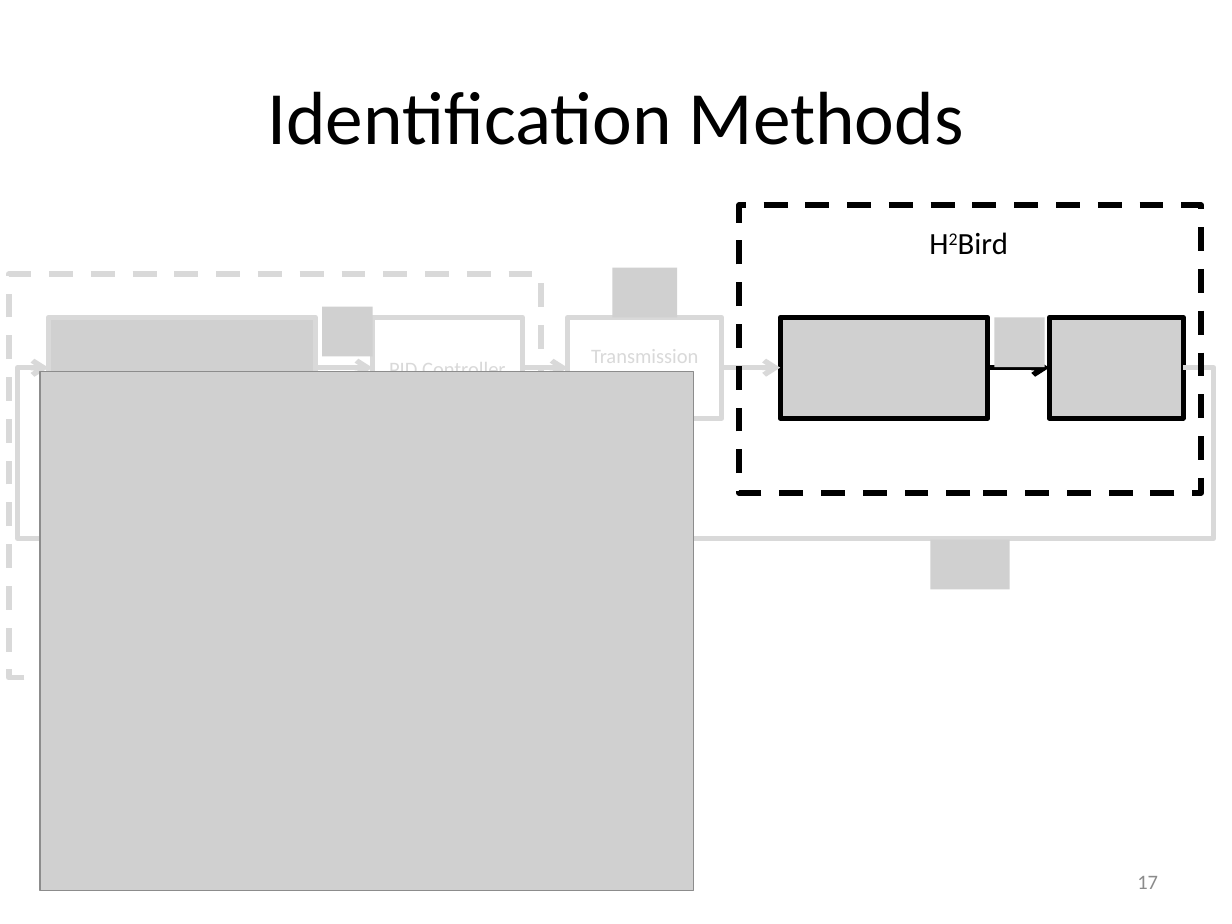
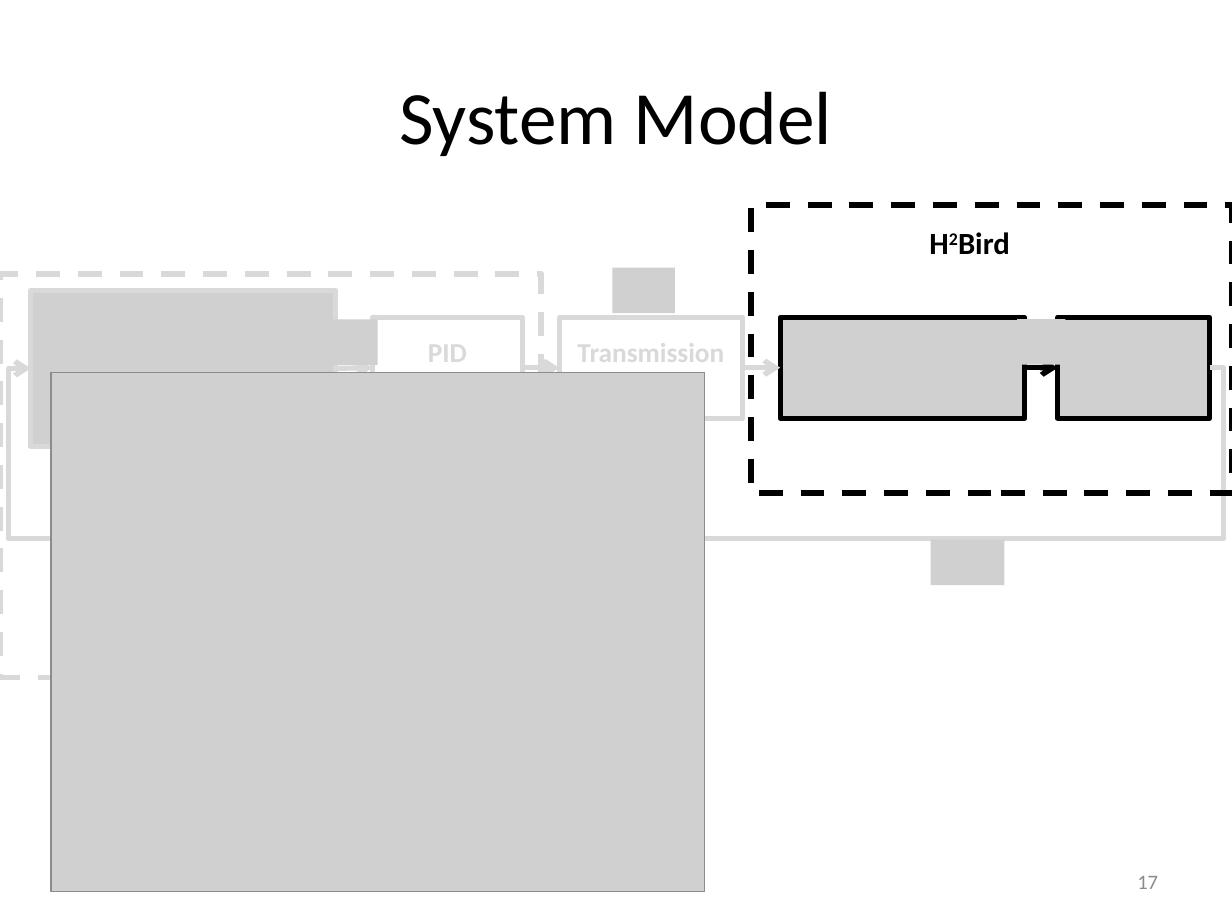
Before and after one commit to ryanjulian/manuscript-aamas2013, a slide deck: slide 17 of presentation/AAMAS_2013.pptx. Drawn at 1232x924 pixels with LibreOffice and Linux fonts; fonts in the diff are those of the drawing; grey boxes stand for pictures. Boxes give left, top, right and bottom in pixels: in the first picture for what was removed or moved away, otherwise in the second. Text is boxed around its words. In the diff, an @@ line names an element or a change of style, - is before the commit and + after.

```diff
--- a/presentation/AAMAS_2013.pptx
+++ b/presentation/AAMAS_2013.pptx
@@ title at [399, 91, 832, 156]: text changed @@
-Identification Methods
+System Model
@@ rectangle: place and size @@
-rectangle at [739, 206, 1201, 493]
+rectangle at [752, 206, 1232, 493]
@@ text "H2Bird" at [918, 218, 1025, 267]: bold on @@
@@ picture: place and size @@
-picture at [612, 267, 678, 317]
+picture at [612, 267, 675, 313]
@@ rectangle: place and size @@
-rectangle at [9, 275, 541, 678]
+rectangle at [0, 275, 541, 678]
@@ picture: place and size @@
-picture at [48, 318, 315, 419]
+picture at [31, 291, 335, 447]
@@ picture: place and size @@
-picture at [322, 307, 372, 356]
+picture at [329, 319, 378, 365]
@@ rectangle "PID Controller" at [372, 318, 522, 419]: size 12 to 16 pt, bold on @@
@@ rectangle "Transmission Latency" at [559, 318, 743, 419]: size 12 to 16 pt, bold on @@
@@ rectangle "Transmission Latency": place and size @@
-rectangle "Transmission Latency" at [568, 318, 722, 419]
+rectangle "Transmission Latency" at [559, 318, 743, 419]
@@ picture: place and size @@
-picture at [780, 318, 987, 419]
+picture at [780, 318, 1024, 419]
@@ picture: place and size @@
-picture at [994, 318, 1045, 367]
+picture at [1018, 319, 1066, 365]
@@ picture: place and size @@
-picture at [1050, 318, 1184, 419]
+picture at [1058, 318, 1210, 419]
@@ elbow arrow moved from (238, 538) - (48, 367) to (238, 538) - (31, 368) @@
@@ picture: place and size @@
-picture at [39, 371, 692, 890]
+picture at [51, 372, 703, 891]
@@ arrow moved from (315, 367) - (372, 367) to (335, 368) - (372, 367) @@
@@ elbow arrow moved from (1183, 367) - (434, 538) to (1210, 367) - (434, 538) @@
@@ elbow arrow moved from (522, 367) - (568, 367) to (522, 367) - (559, 367) @@
@@ elbow arrow moved from (722, 367) - (780, 367) to (743, 367) - (780, 367) @@
@@ arrow moved from (988, 367) - (1050, 367) to (1025, 367) - (1058, 367) @@
@@ picture: place and size @@
-picture at [930, 540, 1009, 589]
+picture at [930, 540, 1004, 585]
```
Also in this commit, not shown: 9 other slides changed, 1 slide added, 1 slide removed, 7 other files.
